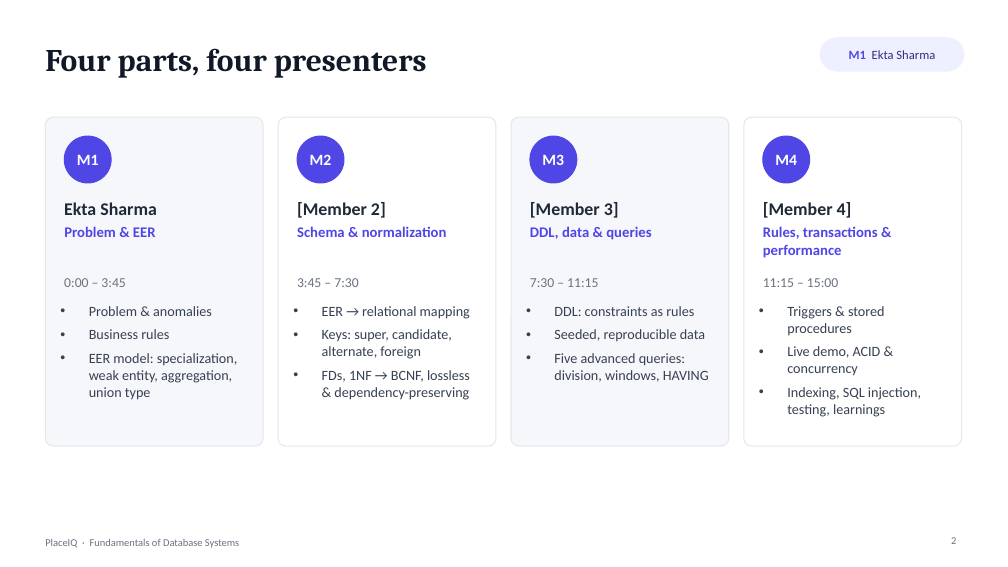
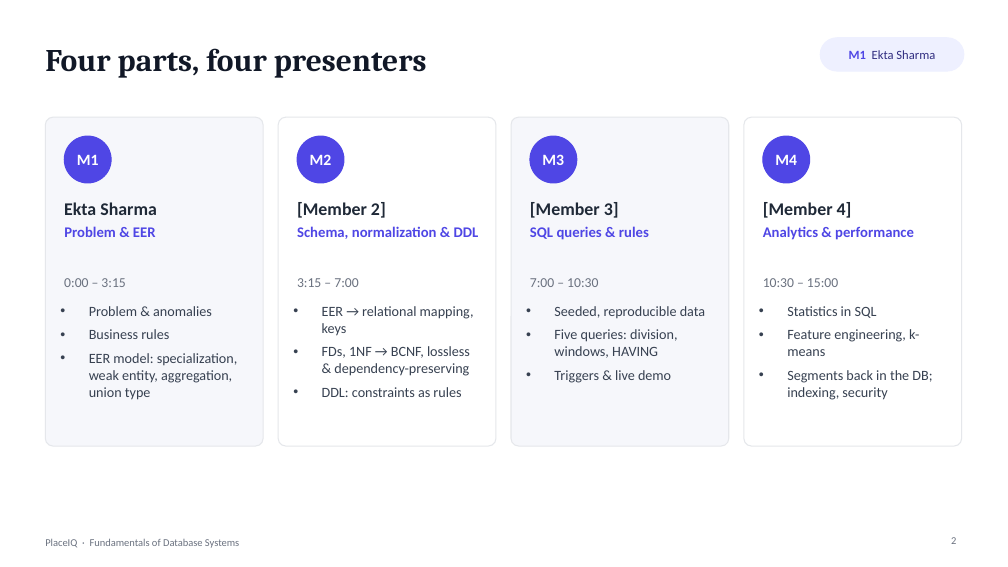
Before and after one commit to EktaSharma-github/placeiq, a slide deck: slide 2 of deliverables/PlaceIQ_Presentation.pptx. Drawn at 1008x567 pixels with LibreOffice and Linux fonts; fonts in the diff are those of the drawing. Boxes give left, top, right and bottom in pixels: in the first picture for what was removed or moved away, otherwise in the second. Text is boxed around its words. In the diff, an @@ line names an element or a change of style, - is before the commit and + after.

```diff
--- a/deliverables/PlaceIQ_Presentation.pptx
+++ b/deliverables/PlaceIQ_Presentation.pptx
@@ text at (297,226,479,239): text changed @@
-Schema & normalization
+Schema, normalization & DDL
@@ text at (530,226,649,240): text changed @@
-DDL, data & queries
+SQL queries & rules
@@ text at (763,226,914,240): text changed @@
-Rules, transactions & performance
+Analytics & performance
@@ text at (64,278,125,287): text changed @@
-0:00 – 3:45
+0:00 – 3:15
@@ text at (297,278,358,287): text changed @@
-3:45 – 7:30
+3:15 – 7:00
@@ text at (530,278,598,287): text changed @@
-7:30 – 11:15
+7:00 – 10:30
@@ text at (763,278,838,287): text changed @@
-11:15 – 15:00
+10:30 – 15:00
@@ text at (322,306,474,336): text changed @@
-• EER → relational mapping
-• Keys: super, candidate, alternate, foreign
+• EER → relational mapping, keys
@@ text at (554,306,694,316): paragraph removed @@
-• DDL: constraints as rules
@@ text at (554,329,677,383): text changed @@
-• Five advanced queries: division, windows, HAVING
+• Five queries: division, windows, HAVING
+• Triggers & live demo
@@ text at (787,306,932,400): text changed @@
-• Triggers & stored procedures
-• Live demo, ACID & concurrency
-• Indexing, SQL injection, testing, learnings
+• Statistics in SQL
+• Feature engineering, k-means
+• Segments back in the DB; indexing, security
@@ text at (322,387,461,397): paragraph added @@
+• DDL: constraints as rules
```
Also in this commit, not shown: 7 other slides changed, 2 slides added, 37 other files.
